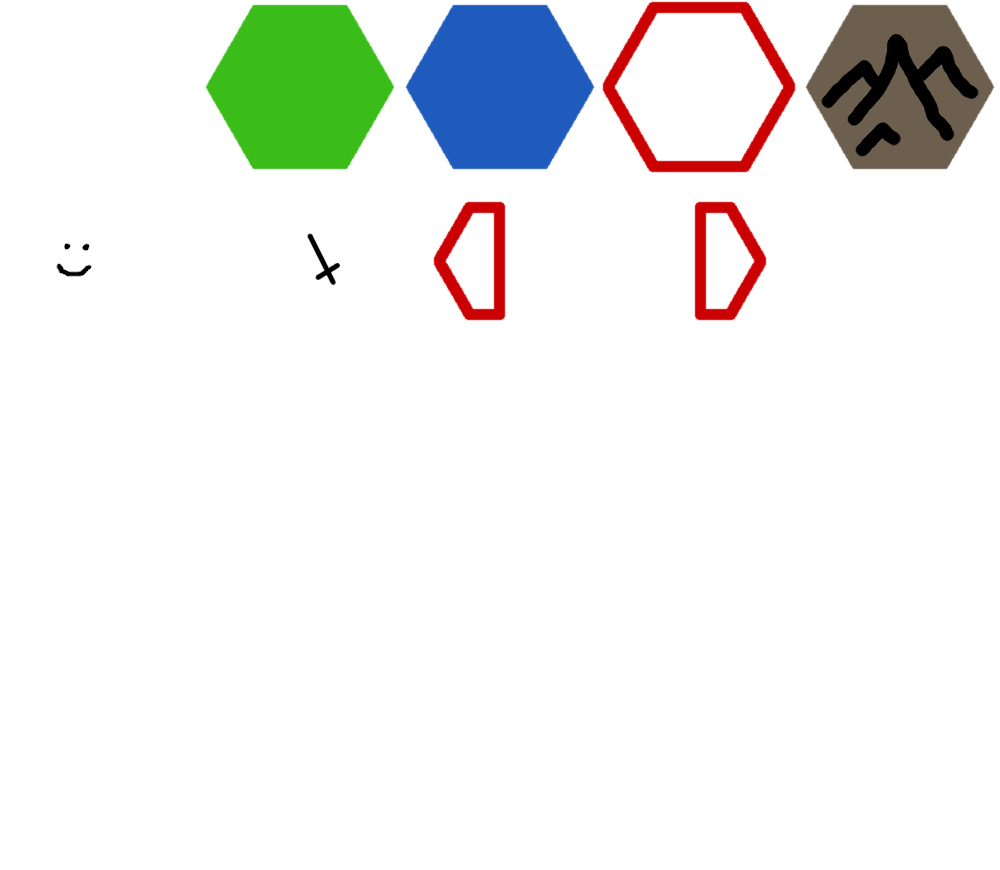
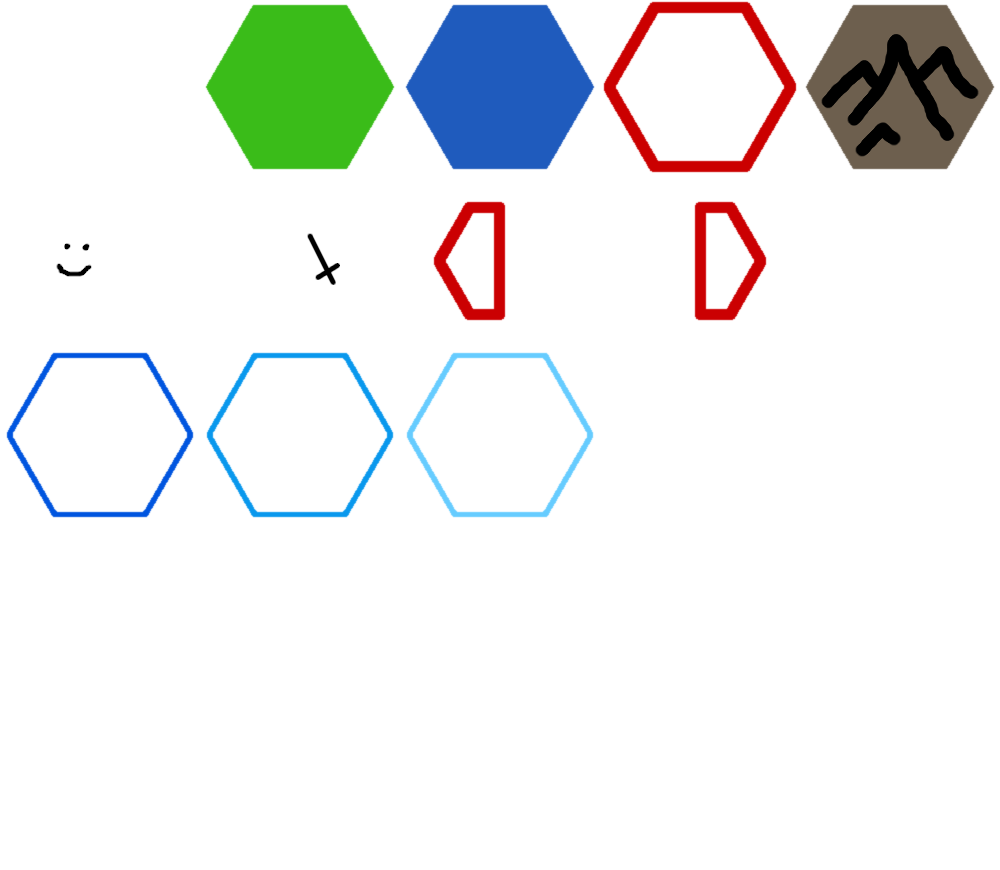
Layers edited between the first and the second w=1000, h=870 image:
added layer "Pasted Layer copy #2" above "Pasted Layer copy #1" over [left=603, top=1, right=797, bottom=173]
added layer "Pasted Layer copy #1" above "Pasted Layer copy" over [left=406, top=352, right=594, bottom=518]
added layer "Pasted Layer copy" above "Pasted Layer" over [left=206, top=352, right=394, bottom=518]
painted on "Pasted Layer" over [left=6, top=1, right=796, bottom=518]
painted on "Background" over [left=6, top=352, right=594, bottom=518]
